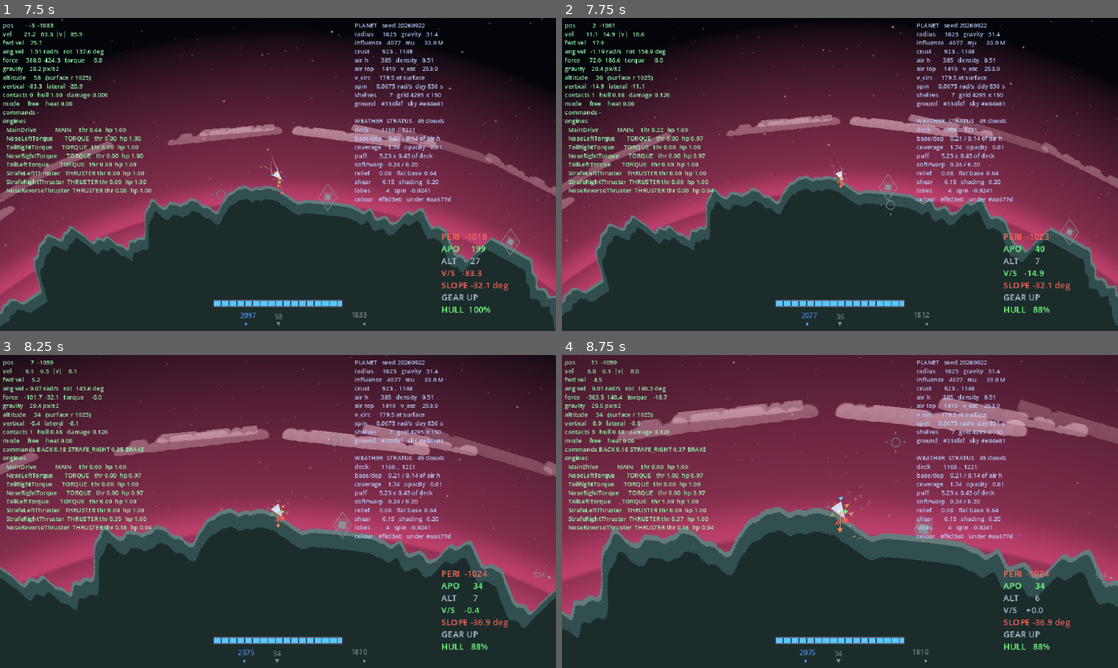
Above: before the commit, frames 1-4 (two rows, left to right).
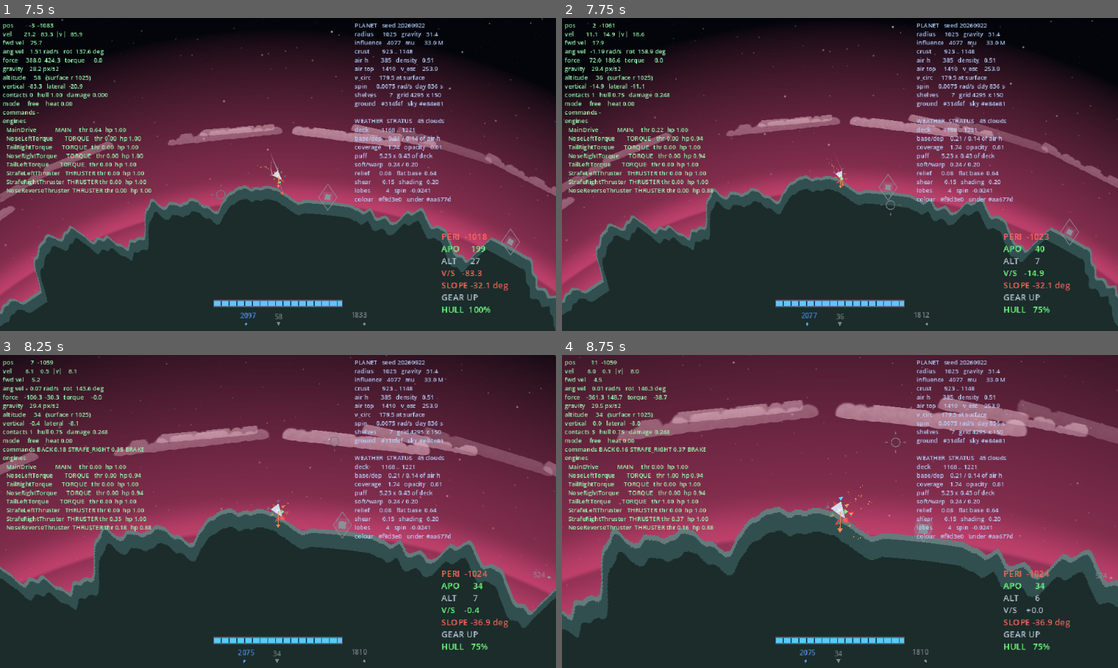
Above: after the commit, the same moments.

Repository: wroniasty/stardust
Game: Godot game, scene res://scenes/world.tscn
The game is run twice, just before and just after one commit, with the same random seed, the same clock (stepped at 60 frames per second) and the same inputs.
Inputs (mouse positions are in pixels of both pictures, inside the frame that each line leads up to):
- Up to frame 1 (7.5 s): tap Enter at 0.5 s; move the mouse to (400, 158) at 0.52 s; hold D (rotate_right) 0.53-1.25 s; hold H (camera_level) 0.53-1.25 s; click (400, 158) at 0.67 s; drag from (166, 190) to (250, 237) at 1.27 s; move the mouse to (333, 105) at 2.02 s; hold D (rotate_right) 2.03-2.75 s; tap Right (camera_rotate_right) at 2.1 s; drag from (250, 237) to (111, 127) at 2.77 s; move the mouse to (444, 221) at 3.52 s; hold A (rotate_left) 3.53-4.25 s; hold - (camera_zoom_out) 3.53-4.25 s; drag from (111, 127) to (333, 312) at 4.27 s; move the mouse to (305, 174) at 5.02 s; hold Z (brake) 5.03-5.75 s; hold Right mouse button (ship_fire_secondary) 5.03-5.75 s; click (305, 174) at 5.17 s; drag from (194, 96) to (511, 274) at 5.77 s; move the mouse to (400, 158) at 6.52 s; hold W (thrust_forward) 6.53-7.25 s; tap Left (camera_rotate_left) at 6.6 s; drag from (166, 190) to (328, 205) at 7.27 s
- Up to frame 2 (7.75 s): no input
- Up to frame 3 (8.25 s): move the mouse to (333, 442) at 8.02 s; hold Z (brake) from 8.03 s (still down); hold = (camera_zoom_in) from 8.03 s (still down)
- Up to frame 4 (8.75 s): keep holding Z (brake); keep holding = (camera_zoom_in)

Frame 1 is identical in both runs. In frame 2, less than 0.1% of the frame differs, in the area x 9-87%, y 24-95%; in frame 3, 0.1%, in the area x 6-87%, y 12-95%; in frame 4, less than 0.1%.

Commit message:
One arrival, one bill: the damage model was backwards
Reported from the game: landing on the legs a shade too fast cost 70% of
the hull or killed outright, while a fast collision with the ground cost
18%. Exactly inverted, for three independent reasons.

Charged twice. A refused landing paid once in the gear check, for the
refusal, and again in the contact that followed in the same tick. At 120
px/s that was 0.75 + 0.24, which is a funeral. The gear check now only
refuses; whatever actually touched works out the bill.

The legs cost more than the hull. Gear damage ran at 0.01 per px/s against
the hull's 0.004, on a threshold fifteen px/s lower -- and absorbing that is
the only reason legs are bolted to a ship. Their tolerance now never falls
below the bare hull's: the gear's rating decides whether a landing is
accepted, and in damage it can only raise the bar.

Linear, and reading only the normal. Linear made every arrival the same
event with a bigger number, and put death at 310 px/s, above escape
velocity. Damage is now the square of the excess, written off at 100 px/s
over for the hull and 260 for the legs. Flying into a slope is mostly a
scrape -- the normal takes a fraction and the rest goes along the rock -- so
the tangential component now counts at half weight, instead of a crash
reading as a graze.

Flown, same seed, same planet:

  legs, a shade too fast   70 px/s   ~29%  ->   0.3%
  legs, hard              120 px/s   ~99%  ->   4.3%   (was a kill)
  belly flop, gear up     120 px/s    24%  ->  30%
  flat into a slope       120 px/s   ~18%  ->  63%
  flat into a slope       160 px/s   ~28%  ->  72%

The curve is public as impact_damage(speed, on_legs), because its shape is a
design decision and belongs in a test that can read it rather than in a
number someone re-derives from a crash.

622 assertions, no errors.

Co-Authored-By: Claude Opus 5 <noreply@anthropic.com>

Diff:
--- a/scripts/ship.gd
+++ b/scripts/ship.gd
@@ -117,9 +117,6 @@
 ## caused, and a level touchdown on flat ground came out 32 degrees off.
 const LEG_CONTACT_REACH: float = 5.0
 
-## Damage per px/s of touchdown speed above what the gear can absorb.
-const GEAR_OVERLOAD_DAMAGE: float = 0.01
-
 ## Below this speed the brake stops the ship outright rather than chasing it.
 const BRAKE_EPS: float = 2.0
 
@@ -225,9 +222,29 @@
 ## impulse at each contact, which is what stops a landed ship sliding downhill.
 @export_range(0.0, 2.0) var terrain_friction: float = 0.7
 
-## Impacts slower than this are free. Above it, damage grows with the excess.
+## Impacts slower than this are free: a hull is built to be bumped.
 @export var damage_speed_threshold: float = 60.0
-@export var damage_per_speed: float = 0.004
+
+## Excess over the tolerance that writes the hull off outright, in px/s.
+## Squared in between, so a tap is a tap and a crash is a crash.
+##
+## The linear model this replaces made every arrival the same kind of event,
+## only more so, and it charged the legs at two and a half times the hull's
+## rate on top of a threshold fifteen px/s lower. A landing a shade too fast
+## therefore cost more than flying into a hillside -- which is exactly
+## backwards, because absorbing that is what legs are for.
+@export var hull_writeoff_excess: float = 100.0
+
+## The same, for an impact the legs took. Far wider: past their rated speed
+## the legs bend instead of the hull breaking, and the pilot gets a bounce
+## and a bill rather than a funeral.
+@export var gear_writeoff_excess: float = 260.0
+
+## How much a sideways scrape counts towards an impact, against a square-on
+## hit at the same speed. Without it the damage model read only the normal
+## component, so flying into a slope at two hundred px/s was a graze: most of
+## that speed goes along the rock, and along the rock was free.
+@export_range(0.0, 1.0) var scrape_share: float = 0.5
 
 var engines: Array[EngineInstance] = []
 var hardpoints: Array[Hardpoint] = []
@@ -288,8 +305,9 @@
 ## Hull condition, 1.0 intact and 0.0 destroyed.
 ##
 ## On the same 0..1 scale as hull_heat and engine health, which is what makes
-## the existing damage numbers work unchanged: a 100 px/s scrape costs 0.16, a
-## 200 px/s crash costs 0.56, and anything past about 310 px/s is fatal outright.
+## the numbers read as fractions of a ship: flying into rock at 105 px/s costs
+## about a fifth of the hull, 130 px/s about half, and 160 px/s is fatal
+## outright. The same speeds taken on the legs cost 0.06, 0.11 and 0.19.
 var hull_integrity: float = 1.0
 
 ## Total damage taken since the last respawn, for the readout.
@@ -1072,10 +1090,16 @@
 		body_transform.origin += deepest_normal * ((deepest - PENETRATION_SLOP) * PENETRATION_CORRECTION)
 		state.transform = body_transform
 
-	if impact_speed > damage_speed_threshold:
-		var damage: float = (impact_speed - damage_speed_threshold) * damage_per_speed
+	# Whether the legs took it decides what it costs, and it is charged
+	# once. The overspeed landing used to be billed twice for one arrival --
+	# by the gear check for refusing the landing, and by this line for the
+	# contact that followed in the same tick -- which is most of how a
+	# touchdown a shade too fast came to cost more than a crash.
+	var on_legs: bool = gear != null and gear.contact_points().has(deepest_local)
+	var damage: float = impact_damage(impact_speed, on_legs)
+	if damage > 0.0:
 		hull_impact.emit(impact_speed, damage)
-		take_damage(damage, "impact")
+		take_damage(damage, "gear" if on_legs else "impact")
 		# The engines nearest where it struck take it. Landing on a jet is
 		# supposed to be a different mistake from landing on the nose.
 		damage_engines_near(deepest_local, damage)
@@ -1113,7 +1137,13 @@
 			if closing >= 0.0:
 				continue
 			if iteration == 0:
-				hardest = maxf(hardest, -closing)
+				# Not the closing speed alone. Flying into a hillside is
+				# mostly a scrape -- the normal takes a fraction of the
+				# speed and the rest goes along the rock -- so reading only
+				# the normal component called a two hundred px/s crash a
+				# graze.
+				var scrape: float = absf(relative.dot(Vector2(-normal.y, normal.x)))
+				hardest = maxf(hardest, -closing + scrape_share * scrape)
 
 			var normal_arm: float = arm.cross(normal)
 			var normal_mass: float = inverse_mass + normal_arm * normal_arm * inverse_inertia
@@ -1263,15 +1293,11 @@
 	var over_descent: float = descent - gear.vertical_limit()
 	var over_lateral: float = lateral - gear.lateral_limit()
 	if over_descent > 0.0 or over_lateral > 0.0:
+		# Refused, and nothing more. Not binary either: the ship is still in
+		# the air's hands and the legs are about to hit the rock, which is
+		# where the damage is worked out -- once, by whatever actually
+		# touched. Charging here as well made one arrival two accidents.
 		_reject_landing("speed")
-		# Not binary: the legs take the overshoot as damage and the ship stays
-		# in the air's hands, rather than the landing simply not happening.
-		var excess: float = maxf(over_descent, 0.0) + maxf(over_lateral, 0.0)
-		var damage: float = excess * GEAR_OVERLOAD_DAMAGE
-		hull_impact.emit(descent, damage)
-		take_damage(damage, "gear")
-		# Straight down through the legs, so it is the tail end that suffers.
-		damage_engines_near(_gear_point(), damage)
 		return false
 
 	# Attitude is judged on the first leg to touch, not once they all have.
@@ -1458,6 +1484,34 @@
 	for engine: EngineInstance in engines:
 		worst = minf(worst, engine.health)
 	return worst
+
+
+## What an impact at this speed costs, as a fraction of the hull.
+##
+## Two tolerances and two curves, because the legs exist to change the
+## answer. Below the tolerance it is free; above it the cost is the square
+## of how far over, so the difference between a heavy landing and a crash is
+## a difference in kind and not just in degree.
+##
+## Public because the shape of this curve is a design decision and belongs
+## in a test that can read it, not in a number someone has to re-derive from
+## a crash.
+func impact_damage(speed: float, on_legs: bool) -> float:
+	var tolerance: float = damage_speed_threshold
+	var writeoff: float = hull_writeoff_excess
+	if on_legs and gear != null:
+		# Never below the bare hull's. Legs rated for 45 px/s under a hull
+		# that shrugs off 60 would otherwise make touching down on the feet
+		# worse than belly-flopping, and legs that make things worse are not
+		# legs. Their rating decides whether the landing is *accepted*; here
+		# it can only raise the bar, never lower it.
+		tolerance = maxf(damage_speed_threshold, gear.vertical_limit())
+		writeoff = gear_writeoff_excess
+	var excess: float = speed - tolerance
+	if excess <= 0.0 or writeoff <= 0.0:
+		return 0.0
+	var over: float = excess / writeoff
+	return minf(over * over, 1.0)
 
 
 ## Takes damage from any source. The single door in, so that every way of
--- a/tools/smoke_test.gd
+++ b/tools/smoke_test.gd
@@ -983,6 +983,7 @@
 			_check_weather(_planet)
 		Phase.GEAR:
 			_check_gear(_ship)
+			_check_damage_model(_ship)
 		Phase.LANDING_GOOD:
 			_expect(_first_touchdown == "landed", "a gentle touchdown on a shelf with the legs out is a landing")
 			_expect(_ship.freeze, "a landed ship is frozen rather than still being solved")
@@ -1017,6 +1018,15 @@
 			_expect(
 				_ship.accumulated_damage > 0.0,
 				"overspeed costs damage rather than simply failing (%.3f)" % _ship.accumulated_damage,
+			)
+			# Charged once, by whatever touched. Billing the refusal as well
+			# as the contact it caused is how arriving at 120 px/s on the
+			# legs came to cost more than a crash.
+			_expect(
+				_ship.accumulated_damage < 0.25,
+				"and being waved off at %.0f px/s is a bounce and a bill, not a wreck (%.3f)" % [
+					HARD_DESCENT, _ship.accumulated_damage,
+				],
 			)
 		Phase.LANDING_STEEP:
 			# Either refusal is correct and which one trips first is geometry:
@@ -3979,6 +3989,66 @@
 	_expect(deaths.size() == 1, "a wreck cannot die twice")
 
 
+## What an arrival costs. The shape of the curve is the design decision, so
+## the test reads the curve rather than one crash's number.
+func _check_damage_model(ship: Ship) -> void:
+	var limit: float = ship.gear.vertical_limit()
+	_expect(
+		ship.impact_damage(300.0, true) < ship.impact_damage(300.0, false),
+		"the legs buy something at speed (%.2f against %.2f)" % [
+			ship.impact_damage(300.0, true), ship.impact_damage(300.0, false),
+		],
+	)
+
+	_expect(
+		is_zero_approx(ship.impact_damage(ship.damage_speed_threshold - 1.0, false))
+		and is_zero_approx(ship.impact_damage(limit - 1.0, true)),
+		"under the tolerance an arrival is free, on the legs or on the hull",
+	)
+
+	# The property the old model had backwards, and the whole reason legs are
+	# bolted to a ship: whatever the speed, taking it on the legs is never
+	# worse than taking it on the hull.
+	var legs_never_worse: bool = true
+	var hull_climbs: bool = true
+	var legs_climb: bool = true
+	var last_hull: float = -1.0
+	var last_legs: float = -1.0
+	for speed: float in [40.0, 60.0, 80.0, 105.0, 130.0, 160.0, 200.0, 300.0, 500.0]:
+		var on_hull: float = ship.impact_damage(speed, false)
+		var on_legs: float = ship.impact_damage(speed, true)
+		legs_never_worse = legs_never_worse and on_legs <= on_hull + 0.0001
+		hull_climbs = hull_climbs and on_hull >= last_hull
+		legs_climb = legs_climb and on_legs >= last_legs
+		last_hull = on_hull
+		last_legs = on_legs
+		_expect(
+			on_hull <= 1.0 and on_legs <= 1.0,
+			"at %.0f px/s nothing costs more than a whole ship (%.2f / %.2f)" % [
+				speed, on_hull, on_legs,
+			],
+		)
+	_expect(legs_never_worse, "taking an impact on the legs is never worse than on the hull")
+	_expect(hull_climbs and legs_climb, "and faster never costs less")
+
+	# The two complaints this model was rewritten for, as numbers.
+	_expect(
+		is_zero_approx(ship.impact_damage(limit + 5.0, true)),
+		"a touchdown a shade over the legs' rating is refused, not punished",
+	)
+	var shade_over: float = ship.impact_damage(ship.damage_speed_threshold + 15.0, true)
+	_expect(
+		shade_over > 0.0 and shade_over < 0.02,
+		"and arriving hard enough to hurt is a scratch (%.3f)" % shade_over,
+	)
+	_expect(
+		ship.impact_damage(150.0, false) > 0.5,
+		"and flying into rock at 150 px/s is most of a ship (%.2f)" % [
+			ship.impact_damage(150.0, false),
+		],
+	)
+
+
 func _check_gear(ship: Ship) -> void:
 	var landing_gear: LandingGear = ship.gear
 	_expect(landing_gear != null, "the stock hull carries landing gear")
Not shown, changed: IDEAS.md
Not shown, changed: PLAN.md
